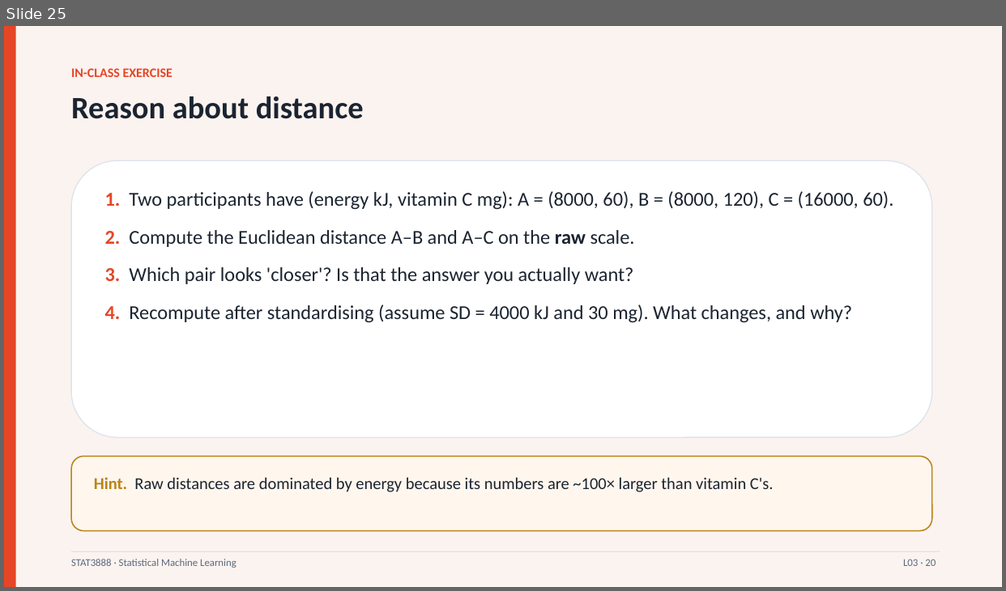
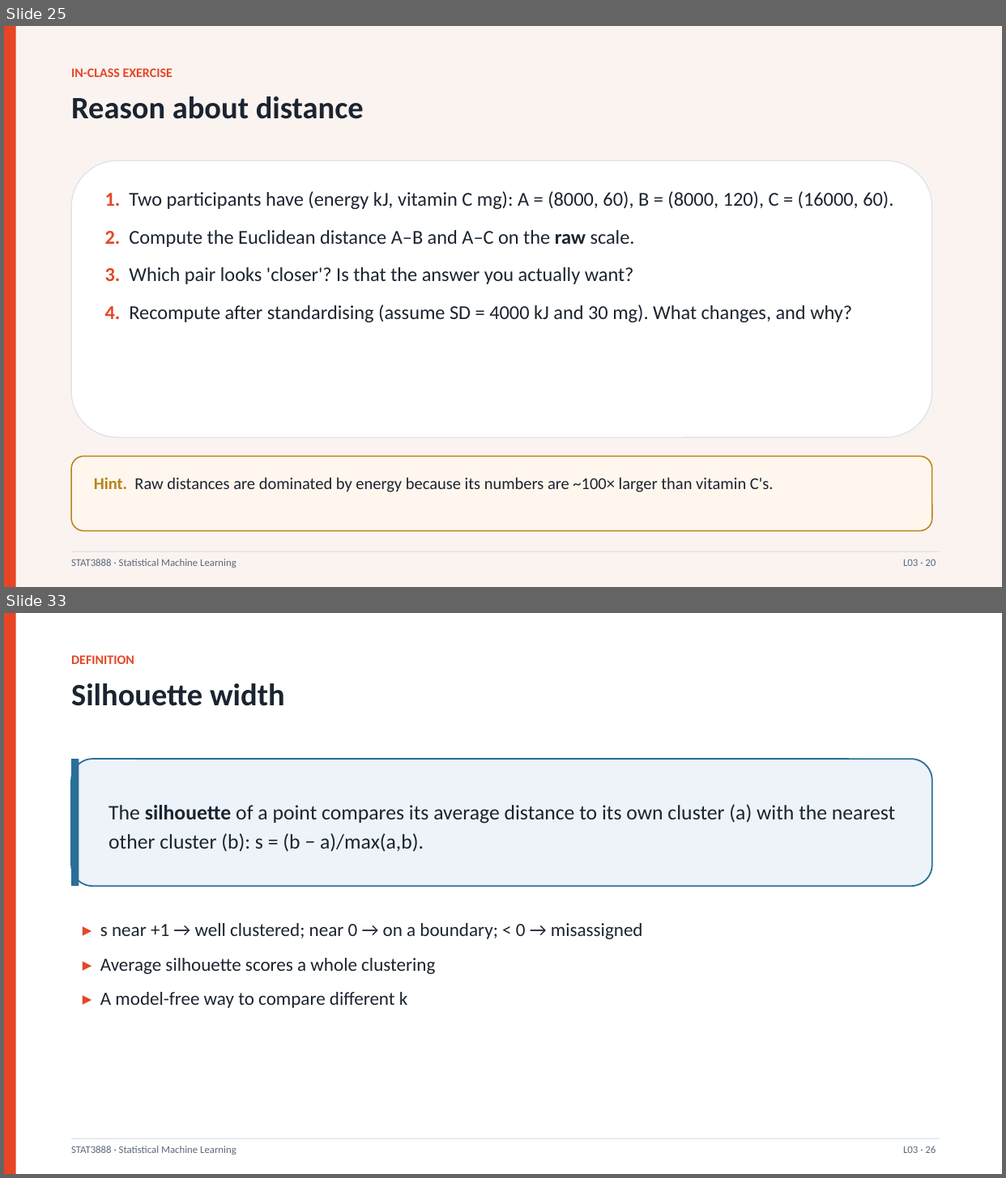
Before and after one commit to liuyizhou0402/data-analysis, a slide deck: STAT3888_course/Lecture03_IntroClustering.pptx. Shown one above the other, each under a label of ours: slide 25 before the commit, slides 25 and 33 after it; the slides between them are not shown. The pictures are 1006x591 and 1006x1178 pixels, drawn with LibreOffice and Linux fonts; fonts in the diff are those of the drawing. Boxes give left, top, right and bottom in pixels: in the first picture for what was removed or moved away, otherwise in the second. Text is boxed around its words. In the diff, an @@ line names an element or a change of style, - is before the commit and + after.

```diff
--- a/STAT3888_course/Lecture03_IntroClustering.pptx
+++ b/STAT3888_course/Lecture03_IntroClustering.pptx
@@ slide 33 added at (x1=4, y1=613, x2=1002, y2=1174), background #FFFFFF @@
@@ rectangle added at (x1=4, y1=613, x2=16, y2=1174), fill #E64626 @@
@@ text added at (x1=71, y1=655, x2=134, y2=664), 12.5 pt, text #E64626, bold @@
+DEFINITION
@@ text added at (x1=71, y1=683, x2=285, y2=706), 30 pt, text #1B2430, bold @@
+Silhouette width
@@ rounded rectangle added at (x1=71, y1=759, x2=932, y2=886), fill #EEF3F9, outline #2A6F97 1.4 pt @@
@@ rectangle added at (x1=71, y1=759, x2=79, y2=886), fill #2A6F97 @@
@@ text added at (x1=108, y1=804, x2=895, y2=852), 20 pt, text #1B2430 @@
+The silhouette of a point compares its average distance to its own cluster (a) with the nearest other cluster (b): s = (b − a)/max(a,b).
@@ text added at (x1=100, y1=923, x2=643, y2=1008), 18 pt, text #1B2430 @@
+▸ s near +1 → well clustered; near 0 → on a boundary; < 0 → misassigned
+▸ Average silhouette scores a whole clustering
+▸ A model-free way to compare different k
@@ rectangle added at (x1=71, y1=1139, x2=940, y2=1139), fill #DCE3EC @@
@@ text added at (x1=71, y1=1146, x2=236, y2=1155), 10 pt, text #5B6A7D @@
+STAT3888 · Statistical Machine Learning
@@ text added at (x1=903, y1=1146, x2=936, y2=1153), 10 pt, text #5B6A7D @@
+L03 · 26
```
Also in this commit, not shown: 1 slide changed, 33 other slides added, 5 other files.
